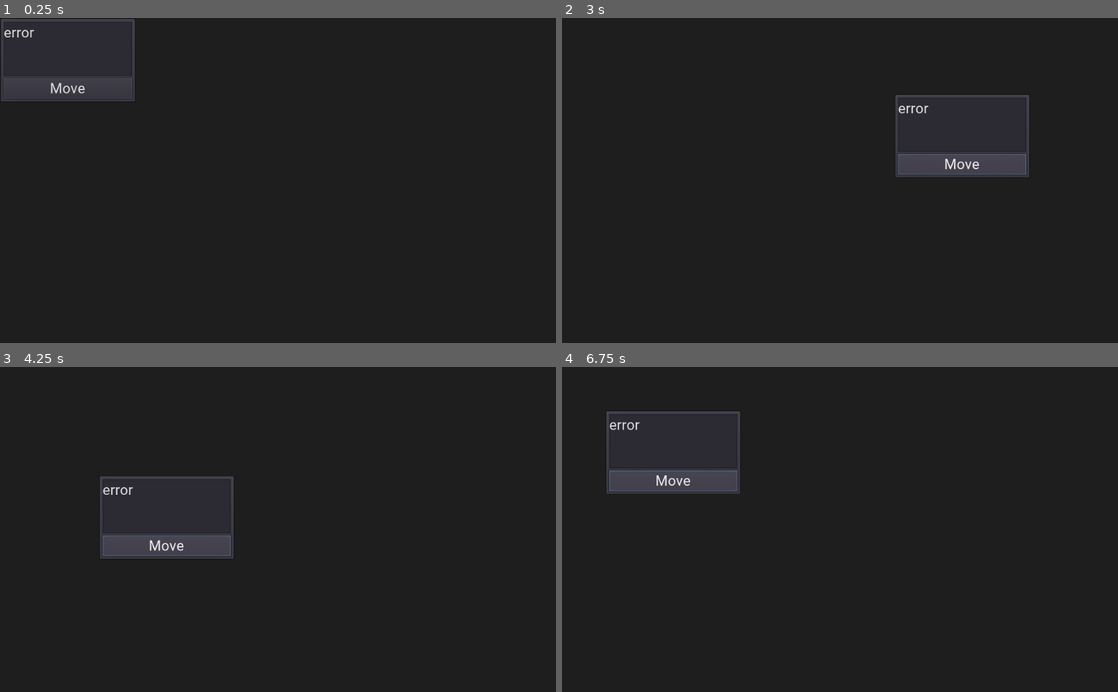
Above: before the commit, frames 1-4 (two rows, left to right).
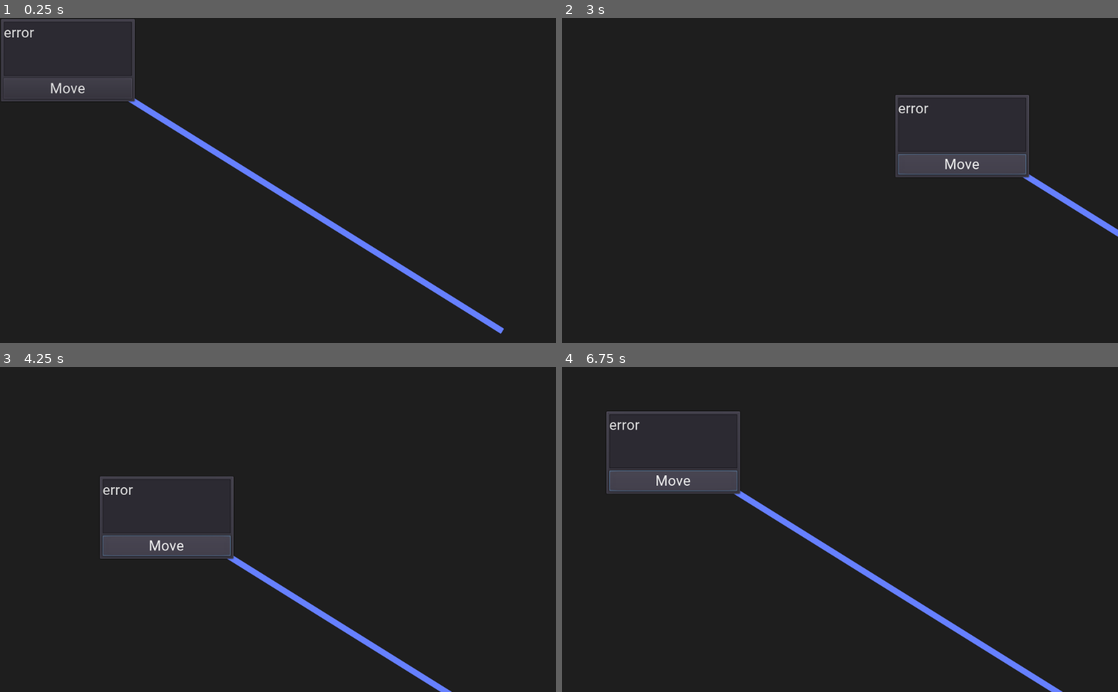
Above: after the commit, the same moments.

Repository: creikey/synapse-test
Game: Godot game, scene res://Instruction.tscn
Two runs of this game, one before a commit and one after it. Both use one fixed random seed, a clock stepped at 60 frames per second and the inputs below. This scene is started directly instead of the project's main scene.
Inputs (mouse positions are in pixels of both pictures, inside the frame that each line leads up to):
- Up to frame 1 (0.25 s): no input
- Up to frame 2 (3 s): click "Move" at 0.5 s; click "Move" at 1.25 s; click "Move" at 2 s; tap Enter at 2.75 s; move the mouse to (962, 164) at 2.77 s
- Up to frame 3 (4.25 s): tap Space (editor_pan) at 3.5 s; move the mouse to (166, 545) at 3.52 s
- Up to frame 4 (6.75 s): tap Enter at 4.25, 5.75 s; move the mouse to (895, 458) at 4.27 s; tap Space (editor_pan) at 5, 6.5 s; move the mouse to (812, 594) at 5.02 s; move the mouse to (1006, 578) at 5.77 s; move the mouse to (673, 480) at 6.52 s

The runs differ from the first frame. In frame 1, 1.6% of the frame differs, in the area x 23-91%, y 24-98%; in frame 2, 0.4%; in frame 3, 0.9%; in frame 4, 1.4%.
Error after the commit: Invalid get index '90' (on base: 'Dictionary'). (res://Instruction.gd:50)

Commit message:
Add connecting lines

Diff:
--- a/src/Instruction.gd
+++ b/src/Instruction.gd
@@ -1,6 +1,8 @@
 extends Control
 
 class_name Instruction
+
+signal moved
 
 var index: int = 1
 var step_text: String = ""
@@ -9,9 +11,23 @@
 var analyzed_bool = null
 var position_override_vector2 = null
 
+var currently_displayed: Dictionary = {}
+
+func get_centerpoint() -> Vector2:
+	return rect_global_position
+
 func initialize_visually():
 	$V/TextEdit.text = step_text
 	rect_size = Vector2(300, 200)
+	if next_step_index != -1:
+		if not currently_displayed.has(next_step_index):
+			OS.alert(str("Warning: Index ", index, " has invalid next step index ", next_step_index, ", points to nothing!"))
+			$Line2D.visible = false
+			return
+		currently_displayed[next_step_index].connect("moved", self, "_on_target_moved")
+		_update_line_target()
+	else:
+		$Line2D.visible = false
 
 func _input(event):
 	if event is InputEventMouseMotion and $V/MoveButton.pressed:
@@ -20,6 +36,18 @@
 		relative_movement = relative_movement / get_viewport().canvas_transform.get_scale()
 		rect_position += relative_movement
 		position_override_vector2 = rect_global_position
+		emit_signal("moved")
+		_update_line_target()
+
+func _on_target_moved():
+	_update_line_target()
 
 func _on_TextEdit_text_changed():
 	step_text = $V/TextEdit.text
+
+func _update_line_target():
+#	currently_displayed[next_step_index].connect("moved", self, )
+	$Line2D.points[1] = get_global_transform().affine_inverse().xform(currently_displayed[next_step_index].get_centerpoint())
+
+func _on_Instruction_resized():
+	$Line2D.position = rect_size/2.0
--- a/src/Instruction.tscn
+++ b/src/Instruction.tscn
@@ -8,7 +8,6 @@
 anchor_bottom = 1.0
 margin_right = -774.0
 margin_bottom = -444.0
-rect_clip_content = true
 theme = ExtResource( 2 )
 script = ExtResource( 1 )
 __meta__ = {
@@ -34,4 +33,10 @@
 margin_right = 236.0
 margin_bottom = 142.0
 text = "Move"
+
+[node name="Line2D" type="Line2D" parent="."]
+show_behind_parent = true
+points = PoolVector2Array( 0, 0, 800, 500 )
+antialiased = true
+[connection signal="resized" from="." to="." method="_on_Instruction_resized"]
 [connection signal="text_changed" from="V/TextEdit" to="." method="_on_TextEdit_text_changed"]
--- a/src/Synapse.gd
+++ b/src/Synapse.gd
@@ -82,6 +82,10 @@
 
 		_new_instruction(int(data[0]), data[1], int(data[2]), next_step_index, position_override_vector2)
 
+	# initialize visuals after all have been loaded, to get rect size for sorting
+	for cur_instruction in _currently_displayed.values():
+		cur_instruction.initialize_visually()
+
 	# sort by ring of complexity
 	var instructions_in_layer1: Array = []
 	for instruction in _currently_displayed.values():
@@ -97,6 +101,10 @@
 			else:
 				cur_instruction.rect_position = Vector2(cos(angle), sin(angle)) * ((float(cur_instruction.complexity_layer - 1)*_RING_RADIUS) + _RING_RADIUS/2.0) - cur_instruction.rect_size/2.0
 			cur_instruction = _currently_displayed.get(cur_instruction.next_step_index)
+
+	# initialize visuals again after all have been loaded, this time for the lines
+	for cur_instruction in _currently_displayed.values():
+		cur_instruction.initialize_visually()
 
 
 	update() # will draw rings of complexity
@@ -114,5 +122,4 @@
 	cur_instruction.complexity_layer = complexity
 	cur_instruction.next_step_index = next_index
 	cur_instruction.position_override_vector2 = position_override_vector2
-
-	cur_instruction.initialize_visually()
+	cur_instruction.currently_displayed = _currently_displayed
